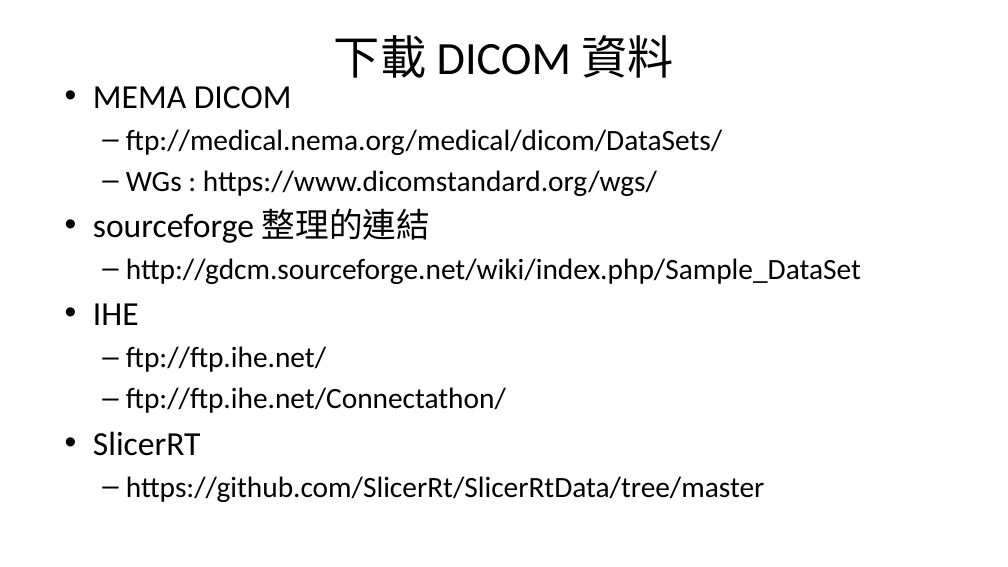
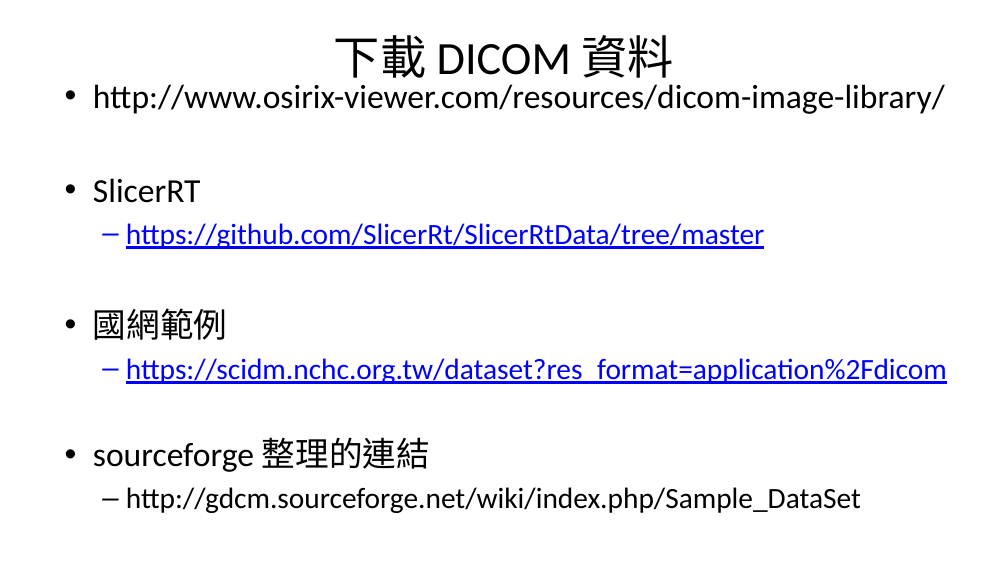
Before and after one commit to mos2718/drawDICOM, a slide deck: slide 7 of DrawDICOM1.pptx. Drawn at 1008x567 pixels with LibreOffice and Linux fonts; fonts in the diff are those of the drawing. Boxes give left, top, right and bottom in pixels: in the first picture for what was removed or moved away, otherwise in the second. Text is boxed around its words. In the diff, an @@ line names an element or a change of style, - is before the commit and + after.

```diff
--- a/DrawDICOM1.pptx
+++ b/DrawDICOM1.pptx
@@ text at [93,84,947,384]: text changed; text colour #000000 to #0000FF @@
-• MEMA DICOM
-  – ftp://medical.nema.org/medical/dicom/DataSets/
-  – WGs : https://www.dicomstandard.org/wgs/
+• http://www.osirix-viewer.com/resources/dicom-image-library/
+• SlicerRT
+  – https://github.com/SlicerRt/SlicerRtData/tree/master
+• 國網範例
+  – https://scidm.nchc.org.tw/dataset?res_format=application%2Fdicom
@@ text at [93,303,764,502]: paragraphs removed @@
-• IHE
-  – ftp://ftp.ihe.net/
-  – ftp://ftp.ihe.net/Connectathon/
-• SlicerRT
-  – https://github.com/SlicerRt/SlicerRtData/tree/master
```
Also in this commit, not shown: 2 other slides changed, 8 slides added, 5 other files.
